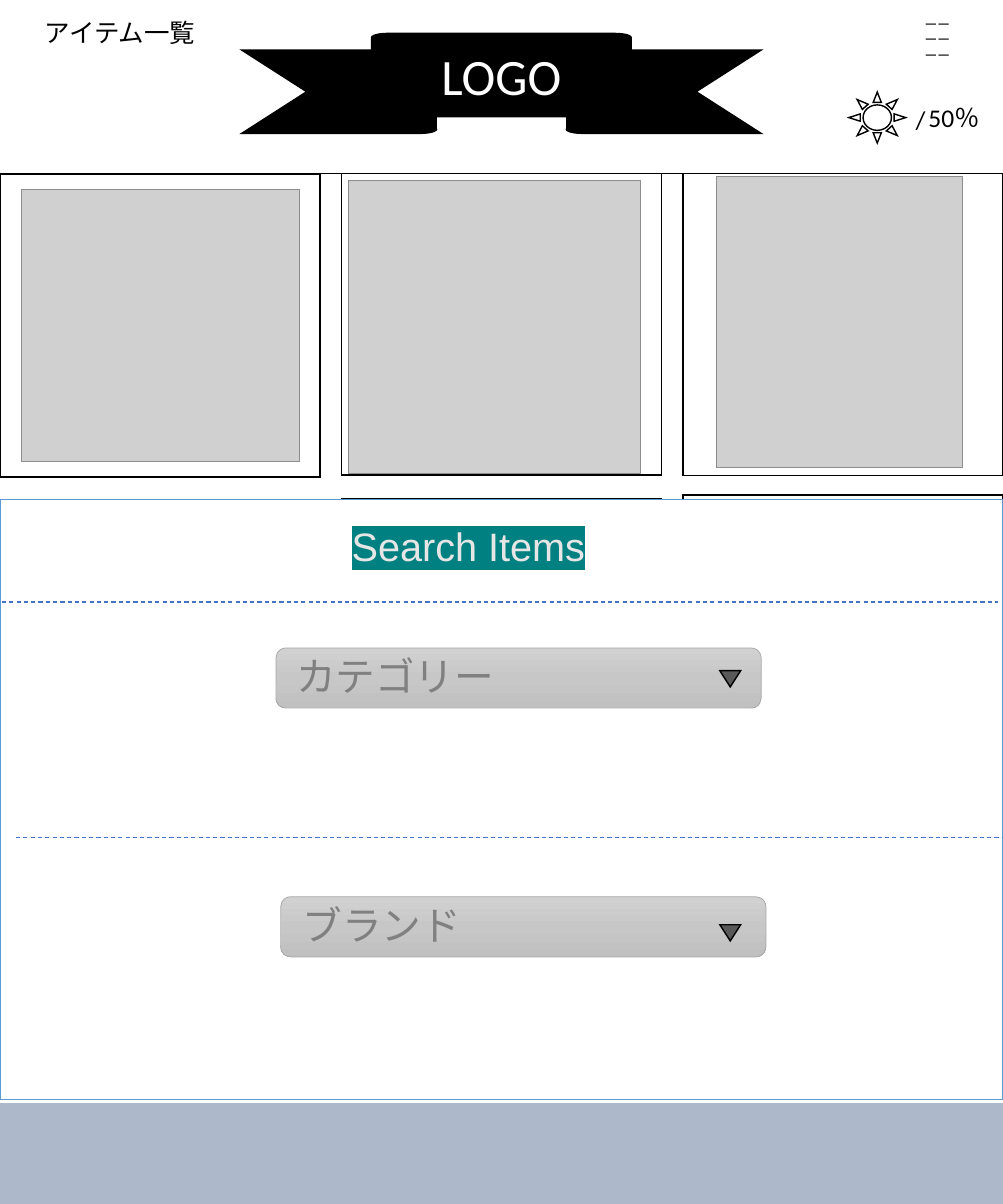
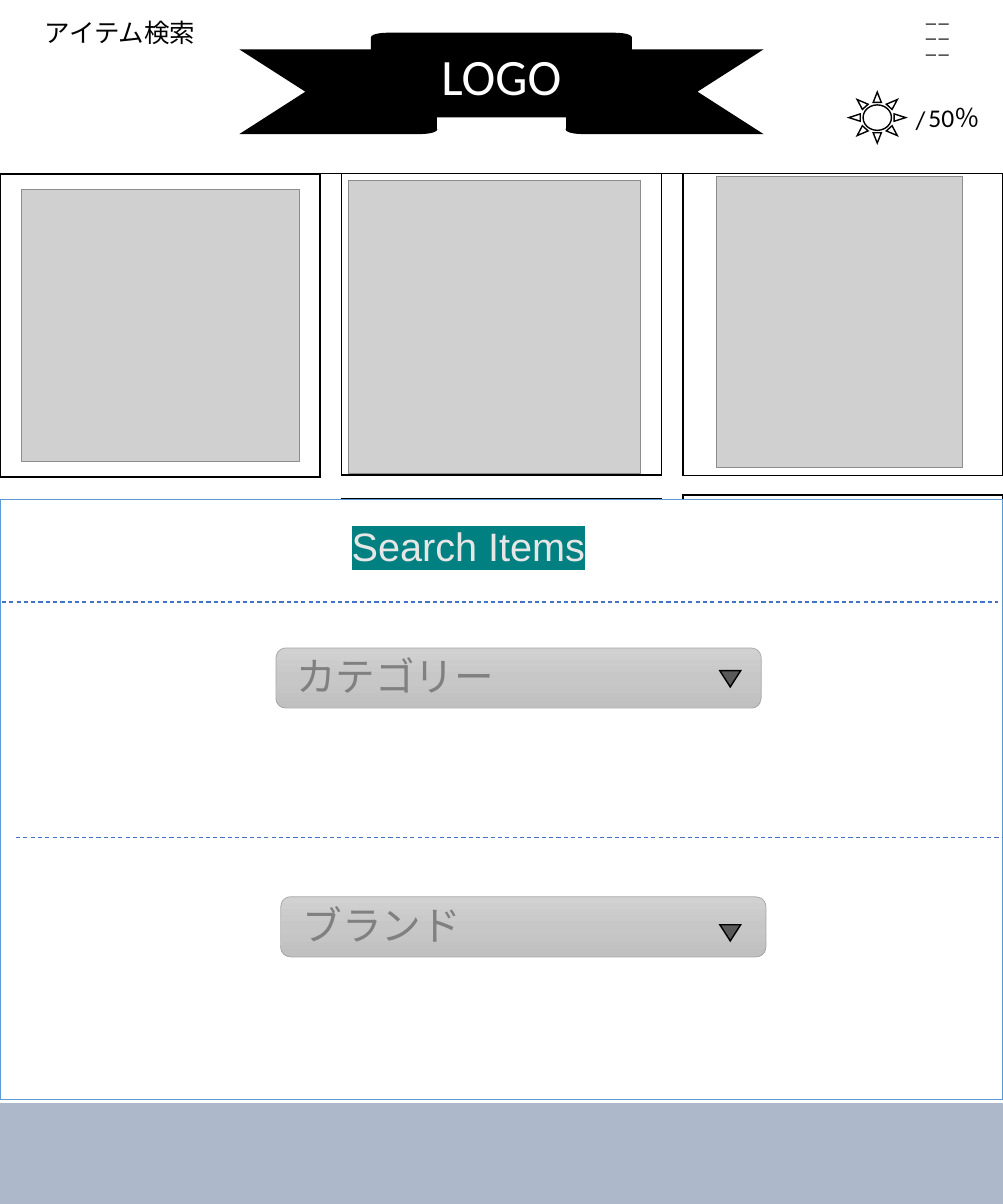
Before and after one commit to dojo2022/E-4, a slide deck: slide 6 of doc/デザイン.pptx. Drawn at 1003x1204 pixels with LibreOffice and Linux fonts; fonts in the diff are those of the drawing; grey boxes stand for pictures. Boxes give left, top, right and bottom in pixels: in the first picture for what was removed or moved away, otherwise in the second. Text is boxed around its words. In the diff, an @@ line names an element or a change of style, - is before the commit and + after.

```diff
--- a/doc/デザイン.pptx
+++ b/doc/デザイン.pptx
@@ text at [45,20,195,44]: text changed @@
-アイテム一覧
+アイテム検索
```
Also in this commit, not shown: 1 other slide changed.
